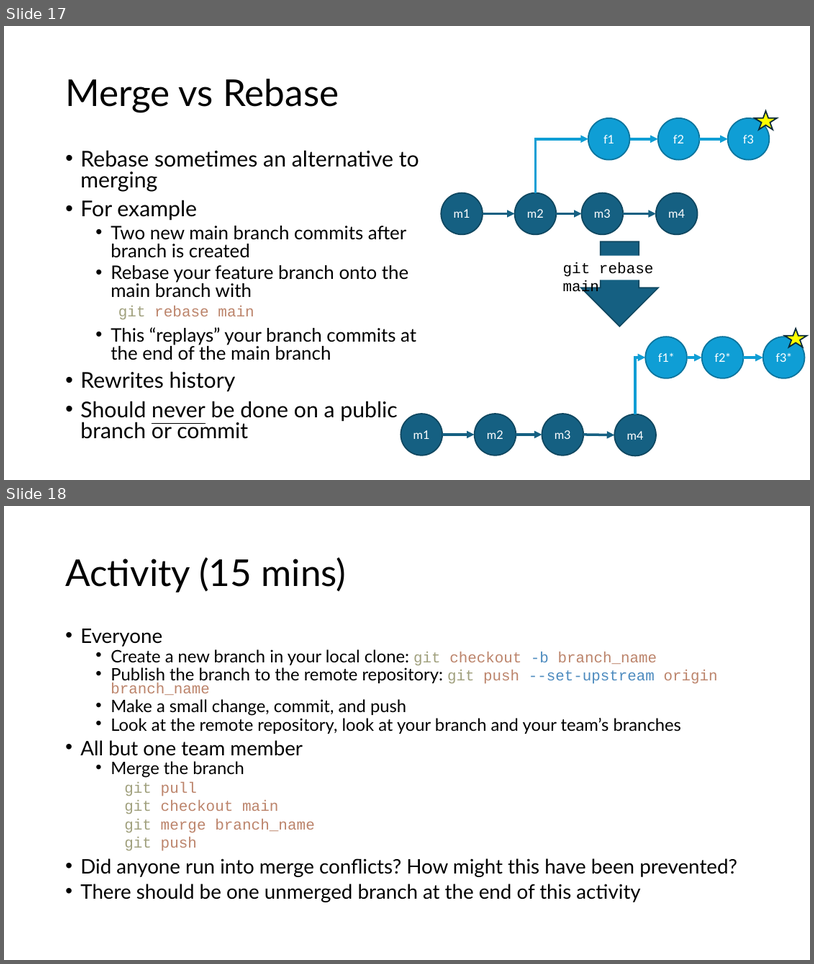
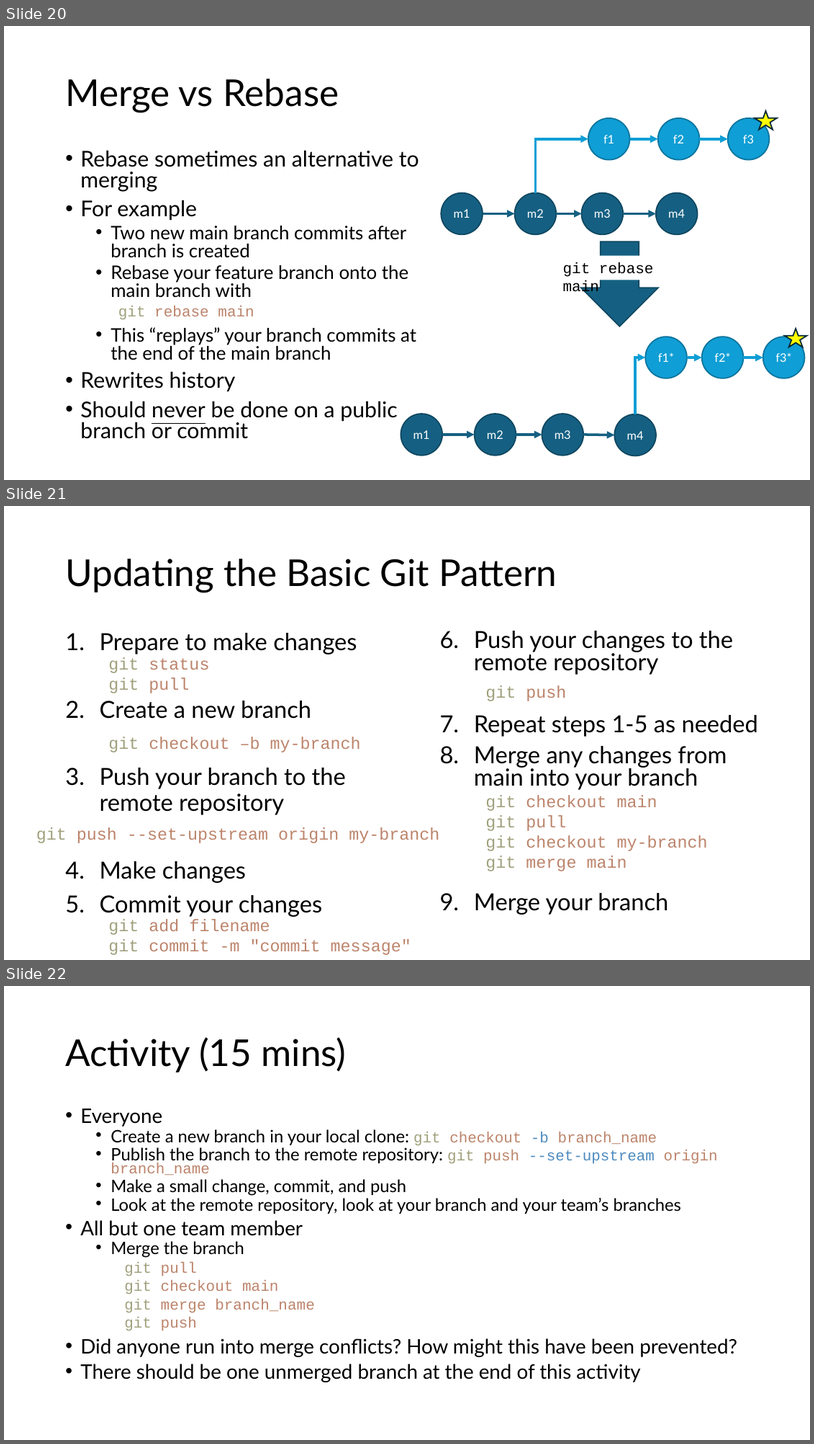
Before and after one commit to INTERSECT-training/collaborative-git, a slide deck: presentations/CollaborativeGit.pptx. Shown one above the other, each under a label of ours: slides 17 and 18 before the commit, slides 20, 21 and 22 after it. The pictures are 814x964 and 814x1444 pixels, drawn with LibreOffice and Linux fonts; fonts in the diff are those of the drawing; background and template pictures are left out. Boxes give left, top, right and bottom in pixels: in the first picture for what was removed or moved away, otherwise in the second. Text is boxed around its words. In the diff, an @@ line names an element or a change of style, - is before the commit and + after.

```diff
--- a/presentations/CollaborativeGit.pptx
+++ b/presentations/CollaborativeGit.pptx
@@ slide 21 added at <box>4,506,810,960</box>, background #FFFFFF @@
@@ title added at <box>65,559,558,592</box>, 44 pt, text #000000 @@
+Updating the Basic Git Pattern
@@ text added at <box>100,633,357,916</box>, 28 pt, text #000000 @@
+1. Prepare to make changes
+2. Create a new branch
+3. Push your branch to the remote repository
+4. Make changes
+5. Commit your changes
@@ text added at <box>474,631,759,914</box>, 28 pt, text #000000 @@
+6. Push your changes to the remote repository
+7. Repeat steps 1-5 as needed
+8. Merge any changes from main into your branch
+9. Merge your branch
@@ text added at <box>108,657,209,693</box>, 20 pt, text #BC846B @@
+git status
+git pull
@@ text added at <box>486,685,566,701</box>, 20 pt, text #BC846B @@
+git push
@@ text added at <box>108,736,361,752</box>, 20 pt, text #BC846B @@
+git checkout –b my-branch
@@ text added at <box>486,795,708,871</box>, 20 pt, text #BC846B @@
+git checkout main
+git pull
+git checkout my-branch
+git merge main
@@ text added at <box>36,827,440,843</box>, 20 pt, text #BC846B @@
+git push --set-upstream origin my-branch
@@ text added at <box>108,919,412,955</box>, 20 pt, text #BC846B @@
+git add filename
+git commit -m "commit message"
@@ what was slide 17 is now slide 20 @@
@@ what was slide 18 is now slide 22 @@
```
Also in this commit, not shown: 4 slides changed, 4 other slides added, 1 other file.
